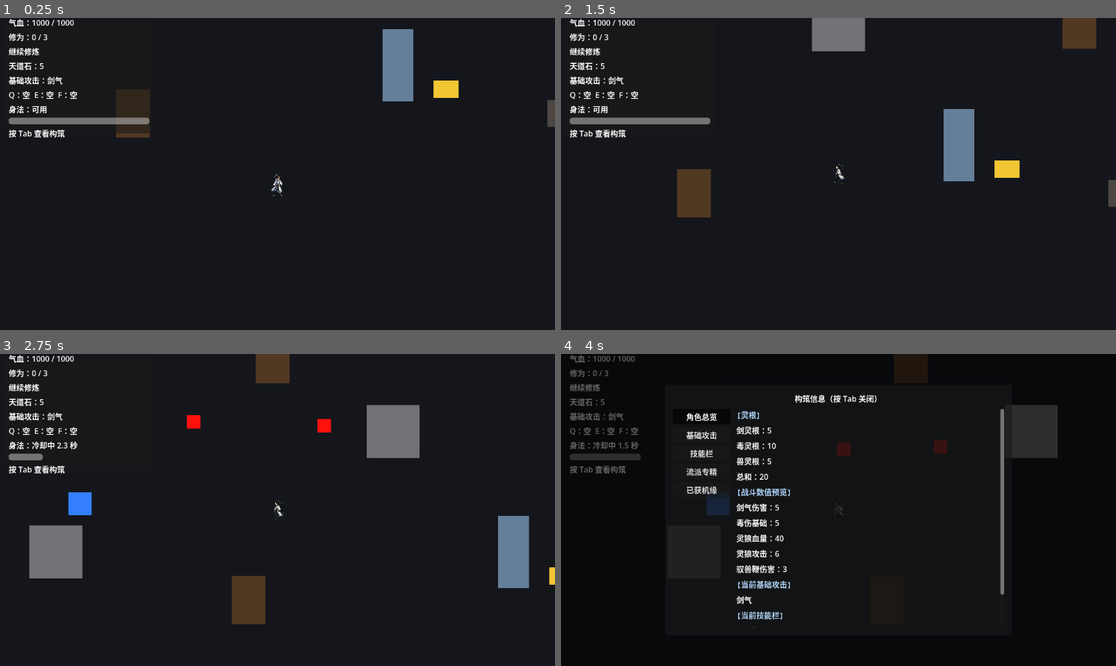
Above: before the commit, frames 1-4 (two rows, left to right).
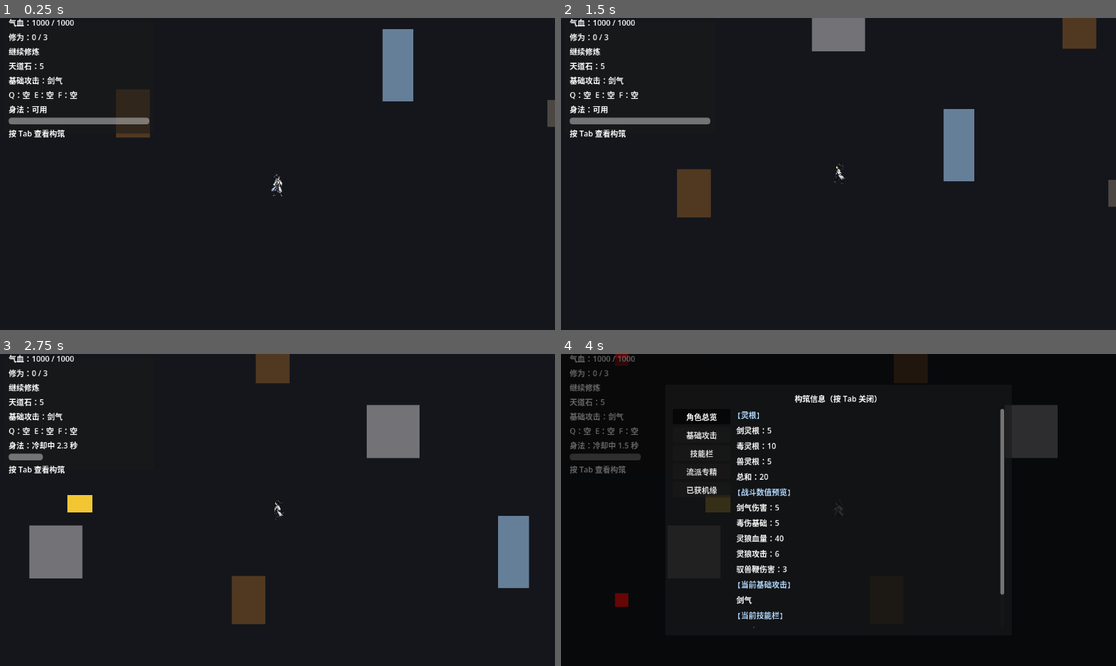
Above: after the commit, the same moments.

Repository: Litrudy/combine-dao
Game: Godot game, scene res://scenes/player/realm_test_map.tscn
Two runs of this game, one before a commit and one after it. Both use one fixed random seed, a clock stepped at 60 frames per second and the inputs below.
Inputs (mouse positions are in pixels of both pictures, inside the frame that each line leads up to):
- Up to frame 1 (0.25 s): no input
- Up to frame 2 (1.5 s): tap Enter (ui_accept) at 0.5, 0.77 s; move the mouse to (810, 236) at 0.52 s; press the mouse at (810, 236) at 0.53 s; hold W (move_up) from 0.53 s (still down); move the mouse to (1005, 220) at 1.27 s; release the mouse at (1005, 220) at 1.28 s; tap R (breakthrough) at 1.35 s
- Up to frame 3 (2.75 s): tap Enter (ui_accept) at 1.52 s; move the mouse to (111, 463) at 2.02 s; release W (move_up) at 2.03 s; hold A (move_left) from 2.03 s (still down); hold Space (dash) from 2.03 s (still down)
- Up to frame 4 (4 s): move the mouse to (866, 510) at 2.77 s; release Space (dash) at 2.78 s; tap F (interact) at 2.85 s; tap Enter (ui_accept) at 3.02, 3.77 s; move the mouse to (755, 432) at 3.52 s; release A (move_left) at 3.53 s; hold S (move_down) from 3.53 s (still down); hold Tab (open_build_panel) from 3.53 s (still down)

The runs differ from the first frame. In frame 1, 0.3% of the frame differs, in the area x 78-83%, y 20-26%; in frame 2, 0.3%; in frame 3, 0.6%; in frame 4, 0.6%, in the area x 9-70%, y 0-82%.

Commit message:
feat: 添加事件与怪物随机布置

Diff:
--- a/scenes/player/realm_test_map.gd
+++ b/scenes/player/realm_test_map.gd
@@ -1,43 +1,133 @@
 extends Node2D
 ## 测试地图控制器
-## 负责「清空普通小怪 → 召唤 Boss 境界考验」的流程。
-## 不含正式 Boss UI / 关卡胜利结算。
+## M2-5A-4 —— 从预设点位随机生成小怪与事件；初始小怪清空后召唤 Boss，Boss 死亡通关。
 
 ## 预加载场景
 const BOSS_SCENE: PackedScene = preload("res://scenes/enemy/boss_guardian.tscn")
 const BEAST_SCENE: PackedScene = preload("res://scenes/enemy/beast.tscn")
 
+## 事件池：scene / 唯一 id / 每局上限（cap 较大表示基本不限）
+const EVENT_POOL: Array[Dictionary] = [
+	{"scene": preload("res://scenes/events/spirit_spring.tscn"), "id": "spirit_spring", "cap": 1},
+	{"scene": preload("res://scenes/events/heavenly_chest.tscn"), "id": "heavenly_chest", "cap": 99},
+	{"scene": preload("res://scenes/events/heavenly_stele.tscn"), "id": "heavenly_stele", "cap": 1},
+	{"scene": preload("res://scenes/events/broken_sword_tomb.tscn"), "id": "broken_sword_tomb", "cap": 99},
+	{"scene": preload("res://scenes/events/beast_bone_altar.tscn"), "id": "beast_bone_altar", "cap": 1},
+]
+
+## ===== 随机生成参数 =====
+## 初始小怪数量
+@export var initial_enemy_count: int = 8
+## 精英怪概率
+@export var elite_enemy_chance: float = 0.2
+## 是否保证至少一只精英怪
+@export var ensure_at_least_one_elite: bool = true
+## 事件数量
+@export var event_count: int = 4
+
 ## Boss 是否已召唤（保证只召唤一次）
 var boss_spawned: bool = false
 ## 本局是否已通关（避免重复触发）
 var run_completed: bool = false
-## 精英怪出现概率
-const ELITE_CHANCE: float = 0.2
+## 存活的初始小怪数量（仅初始小怪计入 Boss 召唤判断，事件怪 / Boss 护卫不计入）
+var _initial_alive: int = 0
 
-## 通关提示面板
+## 通关提示面板与生成点 / 运行时容器
 @onready var _clear_panel: CanvasLayer = $ClearPanel
+@onready var _enemy_spawn_points: Node2D = $SpawnPoints/EnemySpawnPoints
+@onready var _event_spawn_points: Node2D = $SpawnPoints/EventSpawnPoints
+@onready var _runtime_enemies: Node2D = $RuntimeEnemies
+@onready var _runtime_events: Node2D = $RuntimeEvents
 
 
 func _ready() -> void:
-	# 通关提示默认隐藏
+	# 每局随机
+	randomize()
+	# 通关提示默认隐藏并加入分组
 	_clear_panel.visible = false
-	# 加入分组，供玩家判断是否处于通关状态（通关后禁止召唤灵狼）
 	_clear_panel.add_to_group("clear_panel")
-	# 收集开局普通小怪，连接离场信号并随机指定精英怪
-	var normal_enemies: Array = get_tree().get_nodes_in_group("normal_enemy")
+	# 随机生成初始小怪与事件
+	_spawn_initial_enemies()
+	_spawn_events()
+
+
+# ===== 初始小怪随机生成 =====
+
+## 从 EnemySpawnPoints 随机取点生成初始小怪
+func _spawn_initial_enemies() -> void:
+	var points: Array = _enemy_spawn_points.get_children()
+	points.shuffle()
+	var count: int = min(initial_enemy_count, points.size())
+	var spawned: Array = []
 	var elite_count: int = 0
-	for enemy in normal_enemies:
-		enemy.tree_exited.connect(_on_normal_enemy_exited)
-		# 20% 概率成为精英怪
-		if enemy.has_method("make_elite") and randf() < ELITE_CHANCE:
-			enemy.make_elite()
+
+	for i in count:
+		var point: Node2D = points[i]
+		var is_elite: bool = randf() < elite_enemy_chance
+		var beast: Node = spawn_beast_at(point.global_position, is_elite, true)
+		if beast == null:
+			continue
+		spawned.append(beast)
+		if is_elite:
 			elite_count += 1
-	# 小怪数量较少时确保至少有 1 只精英怪用于测试
-	if elite_count == 0 and normal_enemies.size() > 0:
-		var pick = normal_enemies[randi() % normal_enemies.size()]
+		# 仅初始小怪计入 Boss 召唤判断
+		_initial_alive += 1
+		beast.tree_exited.connect(_on_initial_enemy_exited)
+
+	# 保证至少一只精英怪
+	if ensure_at_least_one_elite and elite_count == 0 and not spawned.is_empty():
+		var pick: Node = spawned[randi() % spawned.size()]
 		if pick.has_method("make_elite"):
 			pick.make_elite()
+			elite_count += 1
 
+	print("本局生成小怪数量：", spawned.size())
+	print("本局生成精英怪数量：", elite_count)
+
+	# 兜底：若没有初始小怪，直接进入 Boss 环节
+	if _initial_alive == 0:
+		spawn_boss_encounter()
+
+
+# ===== 事件随机生成 =====
+
+## 从 EventSpawnPoints 随机取点生成事件（同类事件受 cap 限制）
+func _spawn_events() -> void:
+	var points: Array = _event_spawn_points.get_children()
+	points.shuffle()
+	var target: int = min(event_count, points.size())
+	var spawned_counts: Dictionary = {}
+	var made: int = 0
+
+	for point in points:
+		if made >= target:
+			break
+		var entry: Dictionary = _pick_event_entry(spawned_counts)
+		if entry.is_empty():
+			# 没有可用事件（都达上限）则停止
+			break
+		var event: Node = entry["scene"].instantiate()
+		_runtime_events.add_child(event)
+		event.global_position = point.global_position
+		spawned_counts[entry["id"]] = int(spawned_counts.get(entry["id"], 0)) + 1
+		made += 1
+		print("生成事件：", event.event_name, "，位置：", point.global_position)
+
+	print("本局生成事件数量：", made)
+
+
+## 从事件池随机挑选一个未达上限的事件条目；都达上限返回空字典
+func _pick_event_entry(spawned_counts: Dictionary) -> Dictionary:
+	var candidates: Array = []
+	for entry in EVENT_POOL:
+		if int(spawned_counts.get(entry["id"], 0)) < int(entry["cap"]):
+			candidates.append(entry)
+	if candidates.is_empty():
+		return {}
+	return candidates[randi() % candidates.size()]
+
+
+# ===== Boss 流程 =====
 
 func _unhandled_input(event: InputEvent) -> void:
 	# 通关后按 Enter 重新开始本局
@@ -47,17 +137,13 @@
 		get_tree().reload_current_scene()
 
 
-## 普通小怪离开场景树时回调
-func _on_normal_enemy_exited() -> void:
-	# 延迟一帧再统计，确保离场节点已从分组中移除
-	_check_normal_enemies.call_deferred()
-
-
-## 检查剩余普通小怪数量，清空则召唤 Boss
-func _check_normal_enemies() -> void:
-	if boss_spawned:
+## 初始小怪离场（死亡）回调：全部清空后召唤 Boss
+func _on_initial_enemy_exited() -> void:
+	# 通关 / 场景重载期间不再触发
+	if run_completed or not is_inside_tree():
 		return
-	if get_tree().get_nodes_in_group("normal_enemy").size() == 0:
+	_initial_alive -= 1
+	if not boss_spawned and _initial_alive <= 0:
 		spawn_boss_encounter()
 
 
@@ -74,35 +160,25 @@
 	# Boss 离场（被击败）时触发通关
 	boss.tree_exited.connect(_on_boss_defeated)
 
-	# 生成两个护卫小怪（虽是 normal_enemy，但 boss_spawned 已为 true，不会再次触发）
-	_spawn_guard(Vector2(-140, -420))
-	_spawn_guard(Vector2(140, -420))
+	# 生成两个护卫小怪（不计入初始小怪，不会再次触发 Boss）
+	spawn_beast_at(Vector2(-140, -420), randf() < elite_enemy_chance, false)
+	spawn_beast_at(Vector2(140, -420), randf() < elite_enemy_chance, false)
 
 	print("小怪已清空，守墟妖王降临")
 
 
-## 通用妖兽生成（供事件调用）
-## count_as_normal_enemy=false 时移出 normal_enemy 组，避免事件怪影响 Boss 触发判断
+## 通用妖兽生成（供事件 / Boss 护卫调用）
+## count_as_normal_enemy=false 时移出 normal_enemy 组，避免影响 Boss 触发判断
 func spawn_beast_at(pos: Vector2, is_elite: bool = false, count_as_normal_enemy: bool = false) -> Node:
 	var beast := BEAST_SCENE.instantiate()
 	# 入场景前设置 is_elite，确保 _ready 时应用精英强化
 	beast.is_elite = is_elite
-	add_child(beast)
+	var parent: Node = _runtime_enemies if is_instance_valid(_runtime_enemies) else self
+	parent.add_child(beast)
 	beast.global_position = pos
 	if not count_as_normal_enemy:
-		# 事件召唤怪不计入小怪清空判断
 		beast.remove_from_group("normal_enemy")
 	return beast
-
-
-## 生成一个护卫小怪（20% 概率为精英怪）
-func _spawn_guard(pos: Vector2) -> void:
-	var beast := BEAST_SCENE.instantiate()
-	# 入场景前设置 is_elite，确保 _ready 时应用精英强化
-	if randf() < ELITE_CHANCE:
-		beast.is_elite = true
-	add_child(beast)
-	beast.position = pos
 
 
 ## Boss 离开场景树（被击败）时触发通关
--- a/scenes/player/realm_test_map.tscn
+++ b/scenes/player/realm_test_map.tscn
@@ -1,18 +1,12 @@
-[gd_scene load_steps=21 format=3 uid="uid://dntw8owtqee8b"]
+[gd_scene load_steps=15 format=3 uid="uid://dntw8owtqee8b"]
 
 [ext_resource type="PackedScene" uid="uid://bxsygin1jwpxk" path="res://scenes/player/cultivator.tscn" id="1_c7xc1"]
-[ext_resource type="PackedScene" uid="uid://no6vpd7vpph5" path="res://scenes/enemy/beast.tscn" id="2_y2vg1"]
 [ext_resource type="PackedScene" uid="uid://brxx56mq7grp5" path="res://scenes/ui/boon_choice_panel.tscn" id="3_boonui"]
 [ext_resource type="Script" uid="uid://cchcqvgciqawd" path="res://scenes/player/realm_test_map.gd" id="5_map"]
 [ext_resource type="PackedScene" uid="uid://c0hud00000001" path="res://scenes/ui/hud.tscn" id="6_hud"]
 [ext_resource type="PackedScene" uid="uid://ccsotjele625i" path="res://scenes/ui/build_panel.tscn" id="7_build"]
 [ext_resource type="PackedScene" uid="uid://noc2123byh26" path="res://scenes/ui/interact_prompt.tscn" id="8_prompt"]
-[ext_resource type="PackedScene" uid="uid://c0spiritspring01" path="res://scenes/events/spirit_spring.tscn" id="9_spring"]
-[ext_resource type="PackedScene" uid="uid://c0heavenlychest1" path="res://scenes/events/heavenly_chest.tscn" id="10_chest"]
-[ext_resource type="PackedScene" uid="uid://c0heavenlystele1" path="res://scenes/events/heavenly_stele.tscn" id="11_stele"]
-[ext_resource type="PackedScene" uid="uid://c0eventchoice01" path="res://scenes/ui/event_choice_panel.tscn" id="12_evt"]
-[ext_resource type="PackedScene" uid="uid://c0brokensword01" path="res://scenes/events/broken_sword_tomb.tscn" id="13_tomb"]
-[ext_resource type="PackedScene" uid="uid://c0beastbonealtar" path="res://scenes/events/beast_bone_altar.tscn" id="14_altar"]
+[ext_resource type="PackedScene" uid="uid://biavo3odxpleq" path="res://scenes/ui/event_choice_panel.tscn" id="12_evt"]
 
 [sub_resource type="RectangleShape2D" id="RectangleShape2D_c7xc1"]
 size = Vector2(32, 32)
@@ -244,38 +238,81 @@
 
 [node name="EventChoicePanel" parent="." instance=ExtResource("12_evt")]
 
-[node name="Events" type="Node2D" parent="."]
-
-[node name="SpiritSpring" parent="Events" instance=ExtResource("9_spring")]
+[node name="RuntimeEnemies" type="Node2D" parent="."]
+
+[node name="RuntimeEvents" type="Node2D" parent="."]
+
+[node name="SpawnPoints" type="Node2D" parent="."]
+
+[node name="EnemySpawnPoints" type="Node2D" parent="SpawnPoints"]
+
+[node name="E1" type="Marker2D" parent="SpawnPoints/EnemySpawnPoints"]
+position = Vector2(-950, -350)
+
+[node name="E2" type="Marker2D" parent="SpawnPoints/EnemySpawnPoints"]
+position = Vector2(-1000, 50)
+
+[node name="E3" type="Marker2D" parent="SpawnPoints/EnemySpawnPoints"]
+position = Vector2(-850, 350)
+
+[node name="E4" type="Marker2D" parent="SpawnPoints/EnemySpawnPoints"]
+position = Vector2(-500, -550)
+
+[node name="E5" type="Marker2D" parent="SpawnPoints/EnemySpawnPoints"]
+position = Vector2(-150, -500)
+
+[node name="E6" type="Marker2D" parent="SpawnPoints/EnemySpawnPoints"]
+position = Vector2(200, -500)
+
+[node name="E7" type="Marker2D" parent="SpawnPoints/EnemySpawnPoints"]
+position = Vector2(550, -500)
+
+[node name="E8" type="Marker2D" parent="SpawnPoints/EnemySpawnPoints"]
+position = Vector2(950, -350)
+
+[node name="E9" type="Marker2D" parent="SpawnPoints/EnemySpawnPoints"]
+position = Vector2(1000, 100)
+
+[node name="E10" type="Marker2D" parent="SpawnPoints/EnemySpawnPoints"]
+position = Vector2(850, 400)
+
+[node name="E11" type="Marker2D" parent="SpawnPoints/EnemySpawnPoints"]
+position = Vector2(500, 520)
+
+[node name="E12" type="Marker2D" parent="SpawnPoints/EnemySpawnPoints"]
+position = Vector2(-500, 520)
+
+[node name="E13" type="Marker2D" parent="SpawnPoints/EnemySpawnPoints"]
+position = Vector2(-850, -150)
+
+[node name="E14" type="Marker2D" parent="SpawnPoints/EnemySpawnPoints"]
+position = Vector2(800, -150)
+
+[node name="EventSpawnPoints" type="Node2D" parent="SpawnPoints"]
+
+[node name="V1" type="Marker2D" parent="SpawnPoints/EventSpawnPoints"]
 position = Vector2(-650, 150)
 
-[node name="HeavenlyChest" parent="Events" instance=ExtResource("10_chest")]
+[node name="V2" type="Marker2D" parent="SpawnPoints/EventSpawnPoints"]
 position = Vector2(350, 300)
 
-[node name="HeavenlyStele" parent="Events" instance=ExtResource("11_stele")]
+[node name="V3" type="Marker2D" parent="SpawnPoints/EventSpawnPoints"]
 position = Vector2(650, -250)
 
-[node name="BrokenSwordTomb" parent="Events" instance=ExtResource("13_tomb")]
+[node name="V4" type="Marker2D" parent="SpawnPoints/EventSpawnPoints"]
 position = Vector2(-350, -350)
 
-[node name="BeastBoneAltar" parent="Events" instance=ExtResource("14_altar")]
+[node name="V5" type="Marker2D" parent="SpawnPoints/EventSpawnPoints"]
 position = Vector2(500, -100)
 
-[node name="Beast" parent="." unique_id=1619129642 instance=ExtResource("2_y2vg1")]
-position = Vector2(-150, -100)
-
-[node name="Beast2" parent="." unique_id=1007548353 instance=ExtResource("2_y2vg1")]
-position = Vector2(400, -300)
-
-[node name="Beast3" parent="." unique_id=748534951 instance=ExtResource("2_y2vg1")]
-position = Vector2(-450, -50)
-motion_mode = 1
-
-[node name="Beast4" parent="." unique_id=582597048 instance=ExtResource("2_y2vg1")]
-position = Vector2(150, -350)
-
-[node name="Beast5" parent="." unique_id=175002150 instance=ExtResource("2_y2vg1")]
-position = Vector2(-500, -400)
-
-[node name="Beast6" parent="." unique_id=1457226512 instance=ExtResource("2_y2vg1")]
-position = Vector2(450, -450)
+[node name="V6" type="Marker2D" parent="SpawnPoints/EventSpawnPoints"]
+position = Vector2(-900, -200)
+
+[node name="V7" type="Marker2D" parent="SpawnPoints/EventSpawnPoints"]
+position = Vector2(900, 300)
+
+[node name="V8" type="Marker2D" parent="SpawnPoints/EventSpawnPoints"]
+position = Vector2(-200, -550)
+
+[node name="V9" type="Marker2D" parent="SpawnPoints/EventSpawnPoints"]
+position = Vector2(250, -450)
